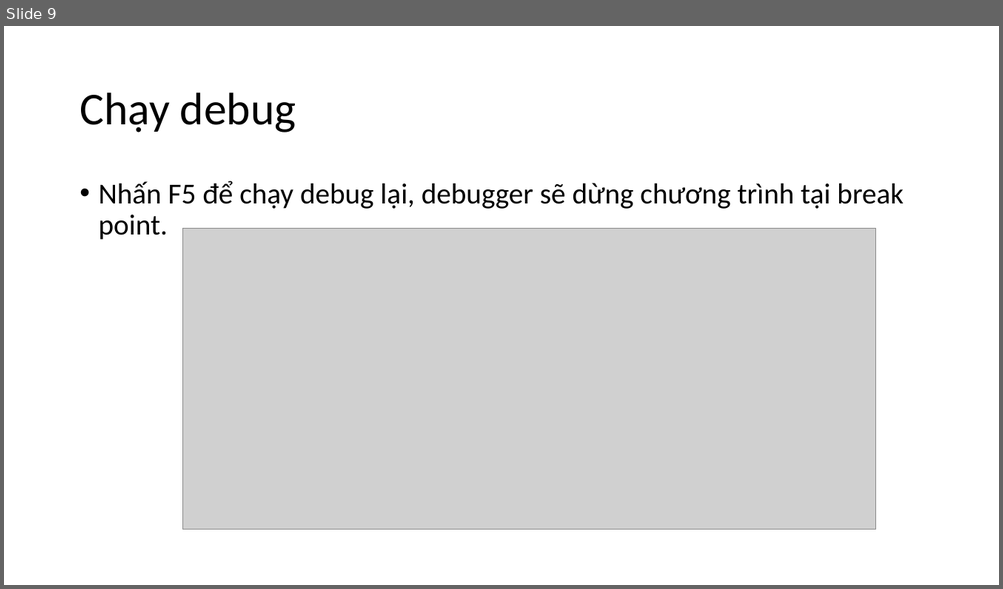
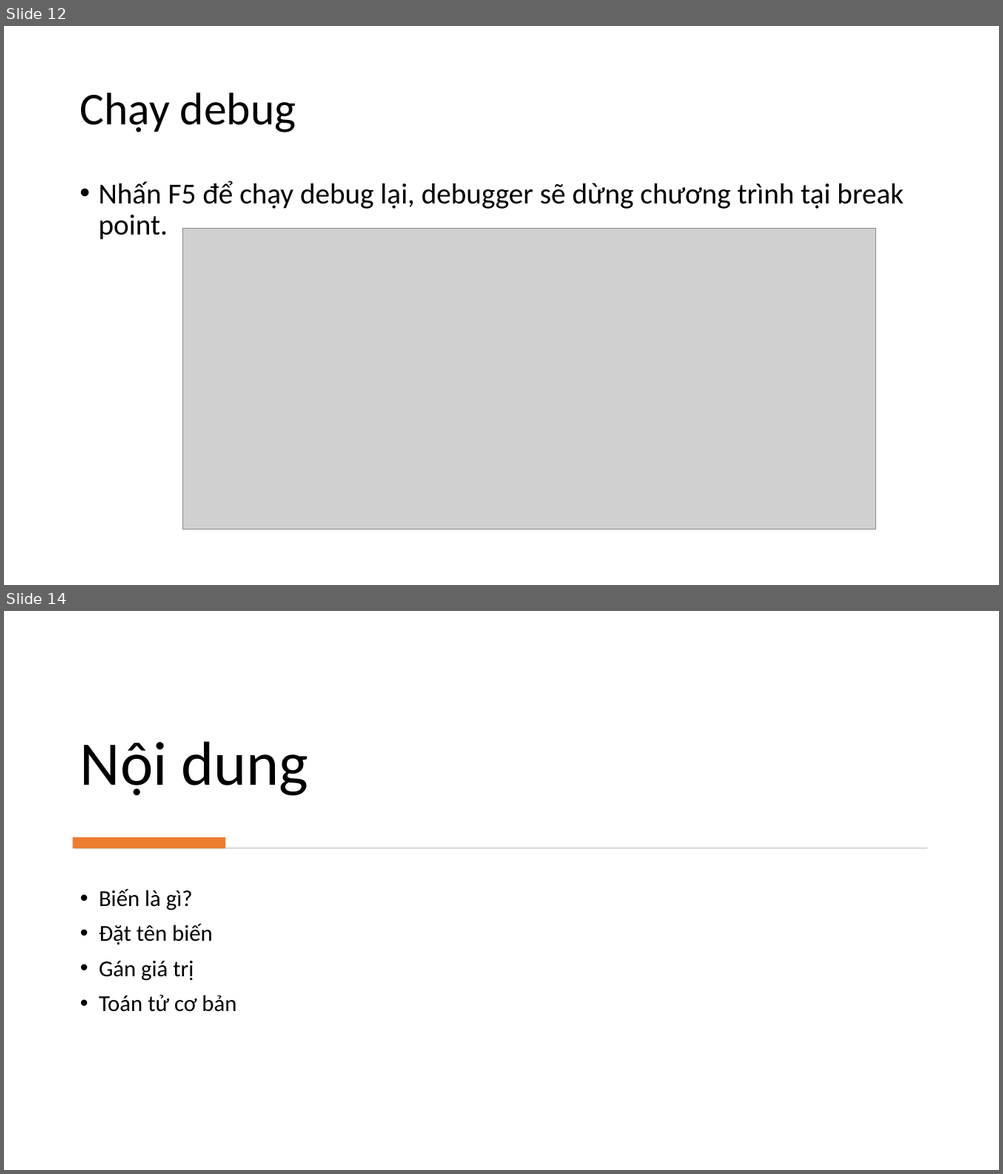
Before and after one commit to levinhhoang16/PyOpenCVCourse, a slide deck: Lecture/PythonCoban.pptx. Shown one above the other, each under a label of ours: slide 9 before the commit, slides 12 and 14 after it; the slides between them are not shown. The pictures are 1003x589 and 1003x1174 pixels, drawn with LibreOffice and Linux fonts; fonts in the diff are those of the drawing; grey boxes stand for pictures. Boxes give left, top, right and bottom in pixels: in the first picture for what was removed or moved away, otherwise in the second. Text is boxed around its words. In the diff, an @@ line names an element or a change of style, - is before the commit and + after.

```diff
--- a/Lecture/PythonCoban.pptx
+++ b/Lecture/PythonCoban.pptx
@@ slide 14 added at (x1=4, y1=611, x2=999, y2=1170), background #FFFFFF @@
@@ title added at (x1=80, y1=741, x2=309, y2=796), 60 pt, text #000000 @@
+Nội dung
@@ rectangle added at (x1=73, y1=838, x2=225, y2=849), fill #ED7D31 @@
@@ rectangle added at (x1=75, y1=848, x2=928, y2=849), fill #D5D5D5 @@
@@ text added at (x1=99, y1=889, x2=236, y2=1012), 22 pt, text #000000 @@
+• Biến là gì?
+• Đặt tên biến
+• Gán giá trị
+• Toán tử cơ bản
@@ what was slide 9 is now slide 12 @@
```
Also in this commit, not shown: 8 other slides added, 1 slide removed.
